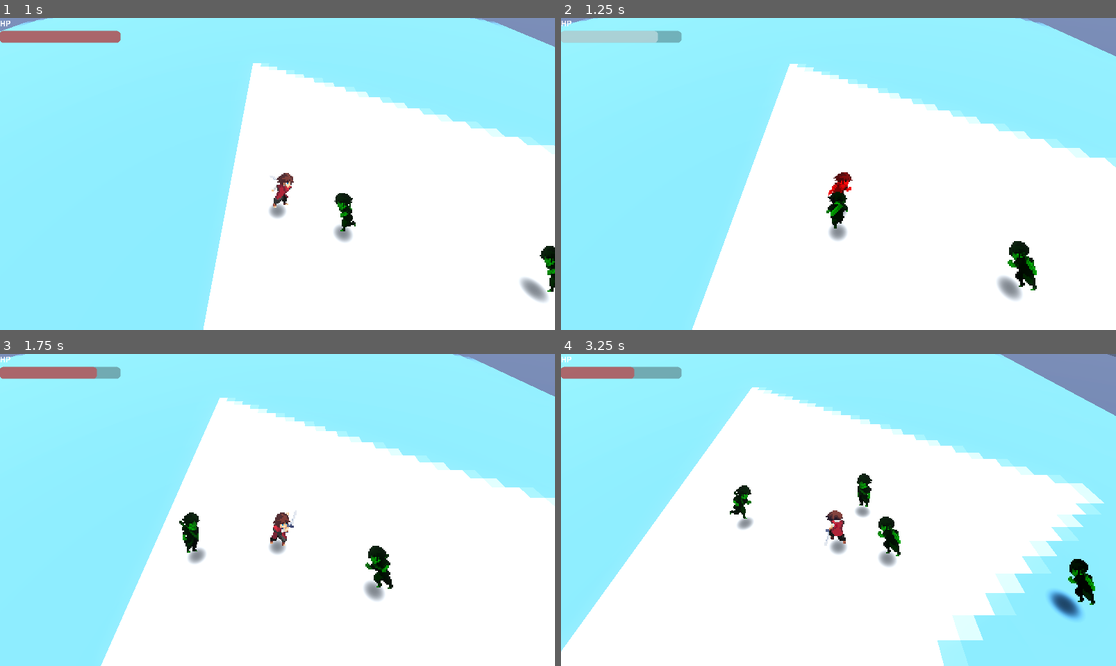
Above: before the commit, frames 1-4 (two rows, left to right).
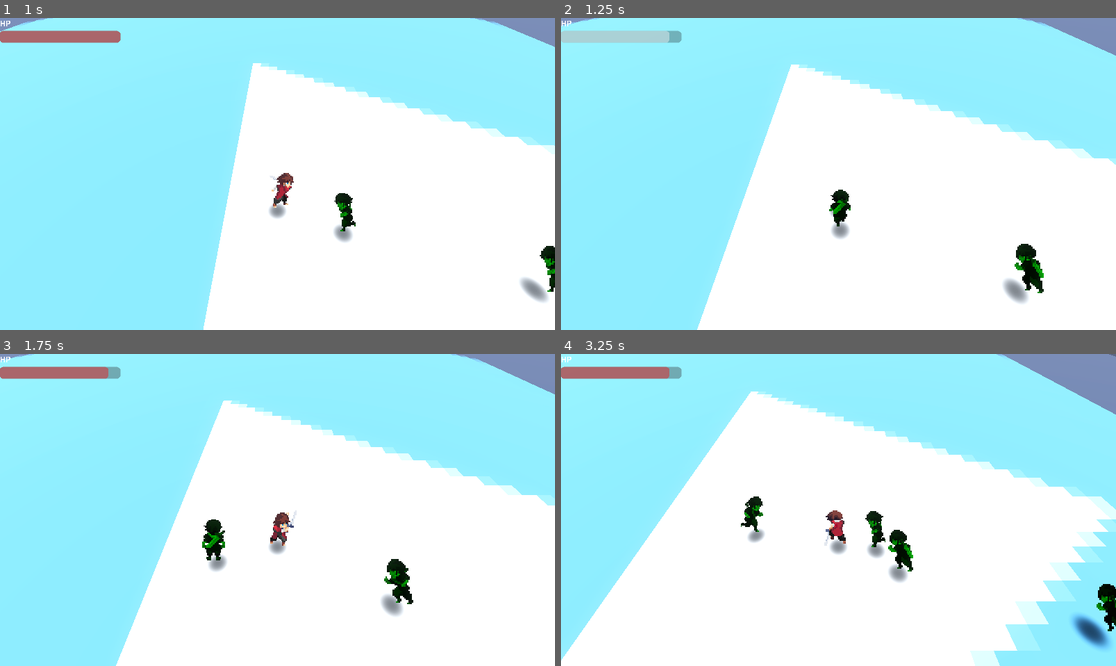
Above: after the commit, the same moments.

Repository: woliveira82/godot-prototype-2.5d
Game: Godot game, scene res://main.tscn
The game is run twice, just before and just after one commit, with the same random seed, the same clock (stepped at 60 frames per second) and the same inputs. The engine's default icon, where the game draws it, is replaced by a stand-in: a white triangle on a blue panel in a dark square.
Inputs:
- Up to frame 1 (1 s): hold D (right) from 0.53 s (still down); tap Space (attack) at 0.6 s
- Up to frame 2 (1.25 s): keep holding D (right)
- Up to frame 3 (1.75 s): release D (right) at 1.28 s; hold S (down) from 1.28 s (still down); tap Space (attack) at 1.35 s
- Up to frame 4 (3.25 s): release S (down) at 2.03 s; hold D (right) 2.03-2.78 s; tap Space (attack) at 2.1, 2.85 s; hold W (up) from 2.78 s (still down)

Frame 1 is identical in both runs. In frame 2, 2.1% of the frame differs, in the area x 0-100%, y 0-100%; in frame 3, 4.6%; in frame 4, 12%.

Commit message:
refact: create hitbox and hurtbox scenes

Diff:
--- a/enemy.gd
+++ b/enemy.gd
@@ -33,12 +33,11 @@
 
 @onready var sprite := $VisualPivot/AnimatedSprite3D
 @onready var visual := $VisualPivot
-@onready var hitbox := $Hitbox
 
 
 func _ready():
 	player = get_tree().get_first_node_in_group("player")
-	hitbox.body_entered.connect(_on_hitbox_body_entered)
+	$Hurtbox.on_damage_taken.connect(_take_damage)
 	sprite.modulate = Color.WEB_GREEN
 
 
@@ -130,13 +129,13 @@
 	sprite.play(anim)
 
 
-func take_damage(amount: int):
+func _take_damage(amount: int, attacker_pos: Vector3):
 	if current_state == State.DEAD:
 		return
 
 	hp -= amount
 	_hit_feedback()
-	knockback_velocity = (global_position - player.global_position).normalized()
+	knockback_velocity = (global_position - attacker_pos).normalized()
 
 	current_state = State.STUN
 	stun_time = 1.0
@@ -164,10 +163,3 @@
 	await get_tree().create_timer(0.2).timeout
 	sprite.modulate = Color.WEB_GREEN
 	sprite.scale = Vector3.ONE
-
-
-func _on_hitbox_area_entered(area):
-	var target = area.get_parent()
-
-	if target.has_method("take_damage"):
-		target.take_damage(1)
--- a/enemy.tscn
+++ b/enemy.tscn
@@ -3,6 +3,7 @@
 [ext_resource type="Script" uid="uid://bbsnjecshpyft" path="res://enemy.gd" id="1_g2u8i"]
 [ext_resource type="Texture2D" uid="uid://xiguktuewsn" path="res://image/soft shadow.png" id="1_jmwgi"]
 [ext_resource type="Texture2D" uid="uid://bn5ae6ulwkjr3" path="res://image/attack1_down.png" id="2_g2u8i"]
+[ext_resource type="PackedScene" uid="uid://bl8v0uoujbgrs" path="res://hurtbox.tscn" id="3_8q82m"]
 [ext_resource type="Texture2D" uid="uid://ed21vq0brrxf" path="res://image/attack1_left.png" id="3_otto8"]
 [ext_resource type="Texture2D" uid="uid://c2f2e0hc7gesm" path="res://image/attack1_right.png" id="4_8q82m"]
 [ext_resource type="Texture2D" uid="uid://cl21vhkk3qw7x" path="res://image/attack1_up.png" id="5_epc7x"]
@@ -18,14 +19,10 @@
 [ext_resource type="Texture2D" uid="uid://bba40b7nnsi52" path="res://image/run_left.png" id="15_ccdwq"]
 [ext_resource type="Texture2D" uid="uid://bu16p45kqw22q" path="res://image/run_right.png" id="16_0jgdh"]
 [ext_resource type="Texture2D" uid="uid://cx625v5ld5iyp" path="res://image/run_up.png" id="17_6wg26"]
+[ext_resource type="PackedScene" uid="uid://dhgbhqttus1lh" path="res://hitbox.tscn" id="19_otto8"]
 
 [sub_resource type="CapsuleShape3D" id="CapsuleShape3D_7dm0k"]
 radius = 0.45
-
-[sub_resource type="CapsuleShape3D" id="CapsuleShape3D_jmwgi"]
-radius = 0.6
-
-[sub_resource type="CapsuleShape3D" id="CapsuleShape3D_g2u8i"]
 
 [sub_resource type="AtlasTexture" id="AtlasTexture_88tkl"]
 atlas = ExtResource("2_g2u8i")
@@ -1006,9 +1003,13 @@
 "speed": 8.0
 }]
 
+[sub_resource type="CapsuleShape3D" id="CapsuleShape3D_otto8"]
+radius = 0.55
+
+[sub_resource type="CapsuleShape3D" id="CapsuleShape3D_epc7x"]
+
 [node name="Enemy" type="CharacterBody3D" unique_id=821342521]
 script = ExtResource("1_g2u8i")
-knockback_force = 7.0
 
 [node name="Shadow" type="Sprite3D" parent="." unique_id=51891032]
 transform = Transform3D(1, 0, 0, 0, -2.9802322e-08, 1, 0, -1, -2.9802322e-08, 0, 0.01, 0.5)
@@ -1018,24 +1019,6 @@
 [node name="CollisionShape3D" type="CollisionShape3D" parent="." unique_id=1091139493]
 transform = Transform3D(1, 0, 0, 0, 1, 0, 0, 0, 1, 0, 1, 0)
 shape = SubResource("CapsuleShape3D_7dm0k")
-
-[node name="Hitbox" type="Area3D" parent="." unique_id=907941752]
-transform = Transform3D(1, 0, 0, 0, 1, 0, 0, 0, 1, 0, 1, 0)
-collision_layer = 0
-collision_mask = 2
-monitorable = false
-
-[node name="CollisionShape3D" type="CollisionShape3D" parent="Hitbox" unique_id=2144690601]
-shape = SubResource("CapsuleShape3D_jmwgi")
-
-[node name="HurtBox" type="Area3D" parent="." unique_id=498029631]
-collision_layer = 4
-collision_mask = 0
-monitoring = false
-
-[node name="CollisionShape3D" type="CollisionShape3D" parent="HurtBox" unique_id=117072756]
-transform = Transform3D(1, 0, 0, 0, 1, 0, 0, 0, 1, 0, 1, 0)
-shape = SubResource("CapsuleShape3D_g2u8i")
 
 [node name="VisualPivot" type="Node3D" parent="." unique_id=880344041]
 
@@ -1049,4 +1032,18 @@
 animation = &"atk_1_down"
 autoplay = "idle_down"
 
-[connection signal="area_entered" from="Hitbox" to="." method="_on_hitbox_area_entered"]
+[node name="Hitbox" parent="." unique_id=1631020973 instance=ExtResource("19_otto8")]
+collision_mask = 2
+monitoring = true
+
+[node name="CollisionShape3D" parent="Hitbox" index="0" unique_id=1651067017]
+transform = Transform3D(1, 0, 0, 0, 1, 0, 0, 0, 1, 0, 1, 0)
+shape = SubResource("CapsuleShape3D_otto8")
+
+[node name="Hurtbox" parent="." unique_id=1357632415 instance=ExtResource("3_8q82m")]
+
+[node name="CollisionShape3D" parent="Hurtbox" index="0" unique_id=513440933]
+shape = SubResource("CapsuleShape3D_epc7x")
+
+[editable path="Hitbox"]
+[editable path="Hurtbox"]
--- /dev/null
+++ b/hitbox.gd
@@ -0,0 +1,30 @@
+extends Area3D
+
+@export var damage := 1
+@export var cooldown := 0.5
+
+var hit_cooldown := {}
+
+
+func _ready():
+	area_entered.connect(_on_area_entered)
+
+
+func _on_area_entered(area: Area3D):
+	if not area.is_in_group("hurtbox"):
+		return
+
+	if not area.has_method("take_damage"):
+		return
+
+	if hit_cooldown.has(area):
+		return
+
+	area.take_damage(damage, global_position)
+	_start_cooldown(area)
+
+
+func _start_cooldown(area: Area3D):
+	hit_cooldown[area] = true
+	await get_tree().create_timer(cooldown).timeout
+	hit_cooldown.erase(area)
--- /dev/null
+++ b/hitbox.tscn
@@ -0,0 +1,12 @@
+[gd_scene format=3 uid="uid://dhgbhqttus1lh"]
+
+[ext_resource type="Script" uid="uid://b3pgqrtgtlist" path="res://hitbox.gd" id="1_orx6n"]
+
+[node name="Hitbox" type="Area3D" unique_id=1631020973]
+collision_layer = 0
+collision_mask = 4
+monitoring = false
+monitorable = false
+script = ExtResource("1_orx6n")
+
+[node name="CollisionShape3D" type="CollisionShape3D" parent="." unique_id=1651067017]
--- /dev/null
+++ b/hurtbox.gd
@@ -0,0 +1,7 @@
+extends Area3D
+
+signal on_damage_taken(amount, attacker_pos)
+
+
+func take_damage(amount: int, attacker_pos: Vector3):
+	on_damage_taken.emit(amount, attacker_pos)
--- /dev/null
+++ b/hurtbox.tscn
@@ -0,0 +1,12 @@
+[gd_scene format=3 uid="uid://bl8v0uoujbgrs"]
+
+[ext_resource type="Script" uid="uid://cvxxyv4djppv3" path="res://hurtbox.gd" id="1_id7pq"]
+
+[node name="Hurtbox" type="Area3D" unique_id=1357632415 groups=["hurtbox"]]
+collision_layer = 4
+collision_mask = 0
+monitoring = false
+script = ExtResource("1_id7pq")
+
+[node name="CollisionShape3D" type="CollisionShape3D" parent="." unique_id=513440933]
+transform = Transform3D(1, 0, 0, 0, 1, 0, 0, 0, 1, 0, 1, 0)
--- a/main.tscn
+++ b/main.tscn
@@ -1,7 +1,7 @@
 [gd_scene format=3 uid="uid://7rdyh00qnrdf"]
 
 [ext_resource type="Texture2D" uid="uid://biulchcr3lj40" path="res://icon.svg" id="1_0xm2m"]
-[ext_resource type="PackedScene" uid="uid://bs12xmu4sd4t2" path="res://character.tscn" id="2_0xm2m"]
+[ext_resource type="PackedScene" uid="uid://bs12xmu4sd4t2" path="res://player.tscn" id="2_0xm2m"]
 [ext_resource type="PackedScene" uid="uid://c1yj0md5kqu3v" path="res://training_dummy.tscn" id="3_h2yge"]
 [ext_resource type="PackedScene" uid="uid://rkniy81ex7k7" path="res://enemy.tscn" id="4_1bvp3"]
 [ext_resource type="Script" uid="uid://m60rtnlbuq1v" path="res://hud.gd" id="5_lquwl"]
@@ -92,11 +92,19 @@
 show_percentage = false
 
 [editable path="Player"]
+[editable path="Player/Hitbox"]
 [editable path="TrainingDummy"]
 [editable path="Enemy"]
+[editable path="Enemy/Hitbox"]
 [editable path="Enemy2"]
+[editable path="Enemy2/Hitbox"]
 [editable path="Enemy3"]
+[editable path="Enemy3/Hitbox"]
 [editable path="Enemy4"]
+[editable path="Enemy4/Hitbox"]
 [editable path="Enemy5"]
+[editable path="Enemy5/Hitbox"]
 [editable path="Enemy6"]
+[editable path="Enemy6/Hitbox"]
 [editable path="Enemy7"]
+[editable path="Enemy7/Hitbox"]
--- a/player.gd
+++ b/player.gd
@@ -17,13 +17,18 @@
 
 @export var speed := 12.0
 @export var gravity := 12.0
-@export var max_hp := 5
+@export var max_hp := 10
+@export var knockback_force := 8.0
+@export var invulnerability_time := 0.5
 
 var hp := max_hp
 var facing: String = FaceDirection.DOWN
 var input_dir := Vector2.ZERO
 var wants_attack := false
 var current_state := State.IDLE
+var knockback_velocity := Vector3.ZERO
+var knockback_dir := Vector3.ZERO
+var is_invulnerable := false
 
 @onready var pivot := $CameraPivot
 @onready var sprite := $AnimatedSprite3D
@@ -32,6 +37,7 @@
 
 func _ready():
 	sprite.animation_finished.connect(_on_animation_finished)
+	$Hurtbox.on_damage_taken.connect(_take_damage)
 
 
 func _physics_process(delta):
@@ -66,24 +72,24 @@
 	if not is_on_floor():
 		velocity.y -= gravity * delta
 
-	var direction = Vector3(input_dir.x, 0, input_dir.y)
-
+	var direction := Vector3(input_dir.x, 0, input_dir.y)
 	if direction != Vector3.ZERO:
 		direction = direction.normalized()
 
+	var move_x := 0.0
+	var move_z := 0.0
 	if current_state == State.WALK:
-		velocity.x = direction.x * speed
-		velocity.z = direction.z * speed
-	else:
-		velocity.x = move_toward(velocity.x, 0, speed)
-		velocity.z = move_toward(velocity.z, 0, speed)
+		move_x = direction.x * speed
+		move_z = direction.z * speed
 
+	velocity.x = move_x + knockback_velocity.x
+	velocity.z = move_z + knockback_velocity.z
+	knockback_velocity = knockback_velocity.lerp(Vector3.ZERO, delta * 10.0)
 	move_and_slide()
 
 
 func _update_animation():
 	var anim := ""
-
 	match current_state:
 		State.IDLE:
 			anim = "idle_" + facing
@@ -128,13 +134,27 @@
 			current_state = State.IDLE
 
 
-func take_damage(amount: int):
+func _take_damage(amount: int, attacker_pos: Vector3):
+	if is_invulnerable:
+		return
+
 	hp -= amount
 	emit_signal("hp_changed", hp, max_hp)
 	_hit_feedback()
+	knockback_velocity = (position - attacker_pos).normalized() * knockback_force
+
+	_start_invulnerability()
 
 	if hp <= 0:
 		queue_free()
+
+
+func _start_invulnerability():
+	is_invulnerable = true
+	_blink_invulnerability()
+	await get_tree().create_timer(invulnerability_time).timeout
+	is_invulnerable = false
+	sprite.visible = true
 
 
 func _hit_feedback():
@@ -145,11 +165,9 @@
 	sprite.scale = Vector3.ONE
 
 
-func _on_hitbox_area_entered(area):
-	if current_state != State.ATTACK:
-		return
-
-	var target = area.get_parent()
-
-	if target.has_method("take_damage"):
-		target.take_damage(1)
+func _blink_invulnerability():
+	while is_invulnerable:
+		sprite.visible = false
+		await get_tree().create_timer(0.08).timeout
+		sprite.visible = true
+		await get_tree().create_timer(0.08).timeout
--- a/character.tscn
+++ b/player.tscn
@@ -18,8 +18,11 @@
 [ext_resource type="Texture2D" uid="uid://byjkmk244wg5j" path="res://image/attack2_right.png" id="9_kjduu"]
 [ext_resource type="Texture2D" uid="uid://cx625v5ld5iyp" path="res://image/run_up.png" id="9_lpiy1"]
 [ext_resource type="Texture2D" uid="uid://dp8to2lf8h77c" path="res://image/attack2_up.png" id="10_3d8aq"]
+[ext_resource type="PackedScene" uid="uid://dhgbhqttus1lh" path="res://hitbox.tscn" id="19_y0ipg"]
+[ext_resource type="PackedScene" uid="uid://bl8v0uoujbgrs" path="res://hurtbox.tscn" id="20_pbfsw"]
 
 [sub_resource type="CapsuleShape3D" id="CapsuleShape3D_7dm0k"]
+radius = 0.45
 
 [sub_resource type="AtlasTexture" id="AtlasTexture_88tkl"]
 atlas = ExtResource("3_x1sy7")
@@ -1000,11 +1003,11 @@
 "speed": 8.0
 }]
 
-[sub_resource type="CylinderShape3D" id="CylinderShape3D_88tkl"]
+[sub_resource type="CylinderShape3D" id="CylinderShape3D_y0ipg"]
 height = 1.0
 radius = 1.0
 
-[sub_resource type="CapsuleShape3D" id="CapsuleShape3D_88tkl"]
+[sub_resource type="CapsuleShape3D" id="CapsuleShape3D_5tmop"]
 
 [node name="Player" type="CharacterBody3D" unique_id=784886398 groups=["player"]]
 script = ExtResource("1_88tkl")
@@ -1026,6 +1029,8 @@
 sprite_frames = SubResource("SpriteFrames_1bvp3")
 animation = &"atk_1_down"
 autoplay = "idle_down"
+frame = 7
+frame_progress = 1.0
 
 [node name="CameraPivot" type="Node3D" parent="." unique_id=556064043]
 transform = Transform3D(1, 0, 0, 0, 1, 0, 0, 0, 1, 0, 2, 0)
@@ -1037,23 +1042,17 @@
 [node name="Camera3D" type="Camera3D" parent="CameraPivot/SpringArm3D" unique_id=1935436998]
 current = true
 
-[node name="Hitbox" type="Area3D" parent="." unique_id=958202064]
-transform = Transform3D(1, 0, 0, 0, 1, 0, 0, 0, 1, 0, 0.5, 0.75)
-collision_layer = 0
-collision_mask = 4
-monitoring = false
-monitorable = false
-
-[node name="CollisionShape3D" type="CollisionShape3D" parent="Hitbox" unique_id=440882238]
-shape = SubResource("CylinderShape3D_88tkl")
-
-[node name="HurtBox" type="Area3D" parent="." unique_id=76833353]
+[node name="Hitbox" parent="." unique_id=1631020973 instance=ExtResource("19_y0ipg")]
+transform = Transform3D(1, 0, 0, 0, 1, 0, 0, 0, 1, 0, 1, 0.5)
+
+[node name="CollisionShape3D" parent="Hitbox" index="0" unique_id=1651067017]
+shape = SubResource("CylinderShape3D_y0ipg")
+
+[node name="Hurtbox" parent="." unique_id=1357632415 instance=ExtResource("20_pbfsw")]
 collision_layer = 2
-collision_mask = 0
-monitoring = false
-
-[node name="CollisionShape3D" type="CollisionShape3D" parent="HurtBox" unique_id=1903720232]
-transform = Transform3D(1, 0, 0, 0, 1, 0, 0, 0, 1, 0, 1, 0)
-shape = SubResource("CapsuleShape3D_88tkl")
-
-[connection signal="area_entered" from="Hitbox" to="." method="_on_hitbox_area_entered"]
+
+[node name="CollisionShape3D" parent="Hurtbox" index="0" unique_id=513440933]
+shape = SubResource("CapsuleShape3D_5tmop")
+
+[editable path="Hitbox"]
+[editable path="Hurtbox"]
--- a/project.godot
+++ b/project.godot
@@ -18,32 +18,38 @@
 [global_group]
 
 player=""
+hurtbox=""
 
 [input]
 
 right={
 "deadzone": 0.2,
 "events": [Object(InputEventKey,"resource_local_to_scene":false,"resource_name":"","device":-1,"window_id":0,"alt_press …(192 unchanged characters)…
+, Object(InputEventKey,"resource_local_to_scene":false,"resource_name":"","device":-1,"window_id":0,"alt_pressed":false,"shift_pressed":false,"ctrl_pressed":false,"meta_pressed":false,"pressed":false,"keycode":0,"physical_keycode":4194321,"key_label":0,"unicode":0,"location":0,"echo":false,"script":null)
 ]
 }
 left={
 "deadzone": 0.2,
 "events": [Object(InputEventKey,"resource_local_to_scene":false,"resource_name":"","device":-1,"window_id":0,"alt_press …(191 unchanged characters)…
+, Object(InputEventKey,"resource_local_to_scene":false,"resource_name":"","device":-1,"window_id":0,"alt_pressed":false,"shift_pressed":false,"ctrl_pressed":false,"meta_pressed":false,"pressed":false,"keycode":0,"physical_keycode":4194319,"key_label":0,"unicode":0,"location":0,"echo":false,"script":null)
 ]
 }
 up={
 "deadzone": 0.2,
 "events": [Object(InputEventKey,"resource_local_to_scene":false,"resource_name":"","device":-1,"window_id":0,"alt_press …(192 unchanged characters)…
+, Object(InputEventKey,"resource_local_to_scene":false,"resource_name":"","device":-1,"window_id":0,"alt_pressed":false,"shift_pressed":false,"ctrl_pressed":false,"meta_pressed":false,"pressed":false,"keycode":0,"physical_keycode":4194320,"key_label":0,"unicode":0,"location":0,"echo":false,"script":null)
 ]
 }
 down={
 "deadzone": 0.2,
 "events": [Object(InputEventKey,"resource_local_to_scene":false,"resource_name":"","device":-1,"window_id":0,"alt_press …(192 unchanged characters)…
+, Object(InputEventKey,"resource_local_to_scene":false,"resource_name":"","device":-1,"window_id":0,"alt_pressed":false,"shift_pressed":false,"ctrl_pressed":false,"meta_pressed":false,"pressed":false,"keycode":0,"physical_keycode":4194322,"key_label":0,"unicode":0,"location":0,"echo":false,"script":null)
 ]
 }
 attack={
 "deadzone": 0.2,
 "events": [Object(InputEventKey,"resource_local_to_scene":false,"resource_name":"","device":-1,"window_id":0,"alt_press …(191 unchanged characters)…
+, Object(InputEventKey,"resource_local_to_scene":false,"resource_name":"","device":-1,"window_id":0,"alt_pressed":false,"shift_pressed":false,"ctrl_pressed":false,"meta_pressed":false,"pressed":false,"keycode":0,"physical_keycode":4194438,"key_label":0,"unicode":48,"location":0,"echo":false,"script":null)
 ]
 }
 
